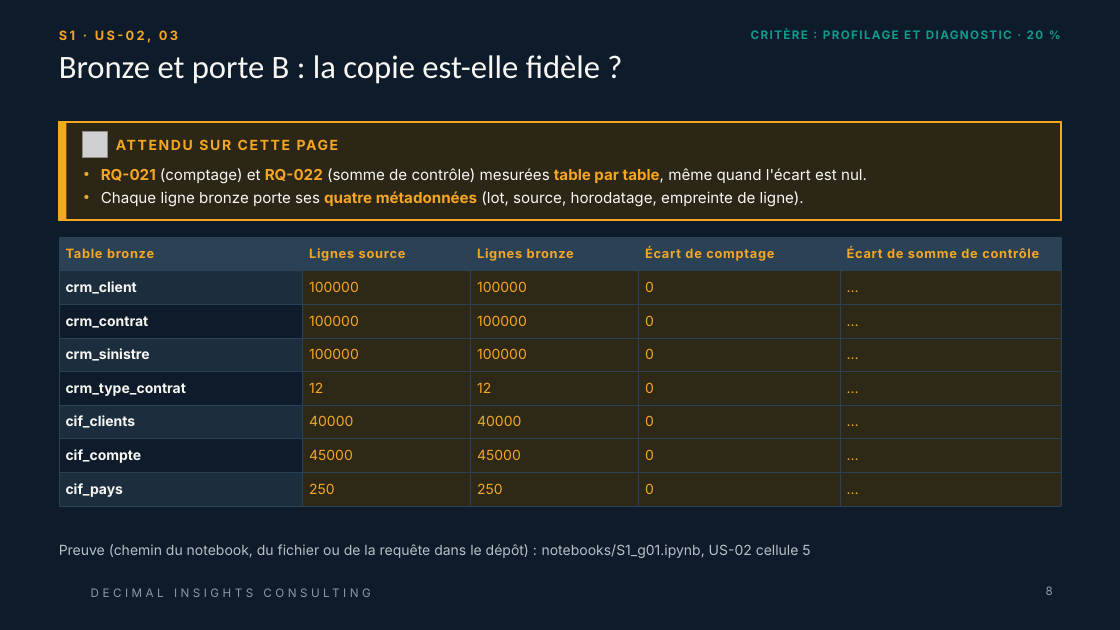
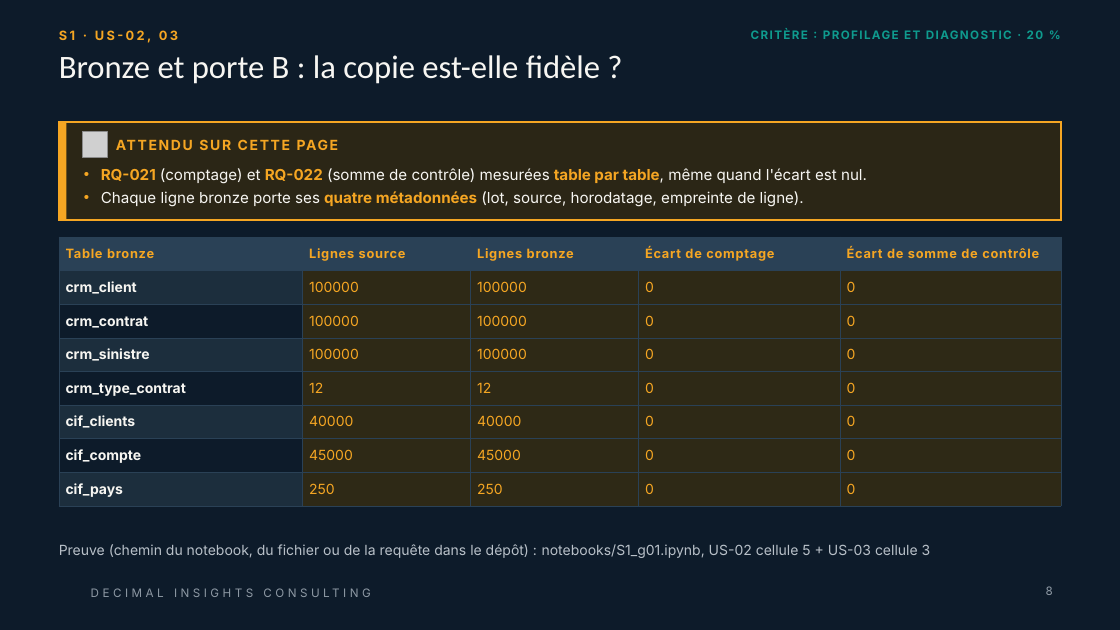
Before and after one commit to Samii05/td-qualite-g01, a slide deck: slide 8 of livrables/Livrable_Groupe_TD_AssurConnect.pptx. Drawn at 1120x630 pixels with LibreOffice and Linux fonts; fonts in the diff are those of the drawing; grey boxes stand for pictures; background and template pictures are left out. Boxes give left, top, right and bottom in pixels: in the first picture for what was removed or moved away, otherwise in the second. Text is boxed around its words. In the diff, an @@ line names an element or a change of style, - is before the commit and + after.

```diff
--- a/livrables/Livrable_Groupe_TD_AssurConnect.pptx
+++ b/livrables/Livrable_Groupe_TD_AssurConnect.pptx
@@ table at box(59, 237, 1061, 506) @@
-row 2, column 5: …
+row 2, column 5: 0
-row 3, column 5: …
+row 3, column 5: 0
-row 4, column 5: …
+row 4, column 5: 0
-row 5, column 5: …
+row 5, column 5: 0
-row 6, column 5: …
+row 6, column 5: 0
-row 7, column 5: …
+row 7, column 5: 0
-row 8, column 5: …
+row 8, column 5: 0
@@ text at box(59, 544, 931, 558): text changed @@
-Preuve (chemin du notebook, du fichier ou de la requête dans le dépôt) : notebooks/S1_g01.ipynb, US-02 cellule 5
+Preuve (chemin du notebook, du fichier ou de la requête dans le dépôt) : notebooks/S1_g01.ipynb, US-02 cellule 5 + US-03 cellule 3
```
Also in this commit, not shown: 1 other slide changed, 1 other file.
